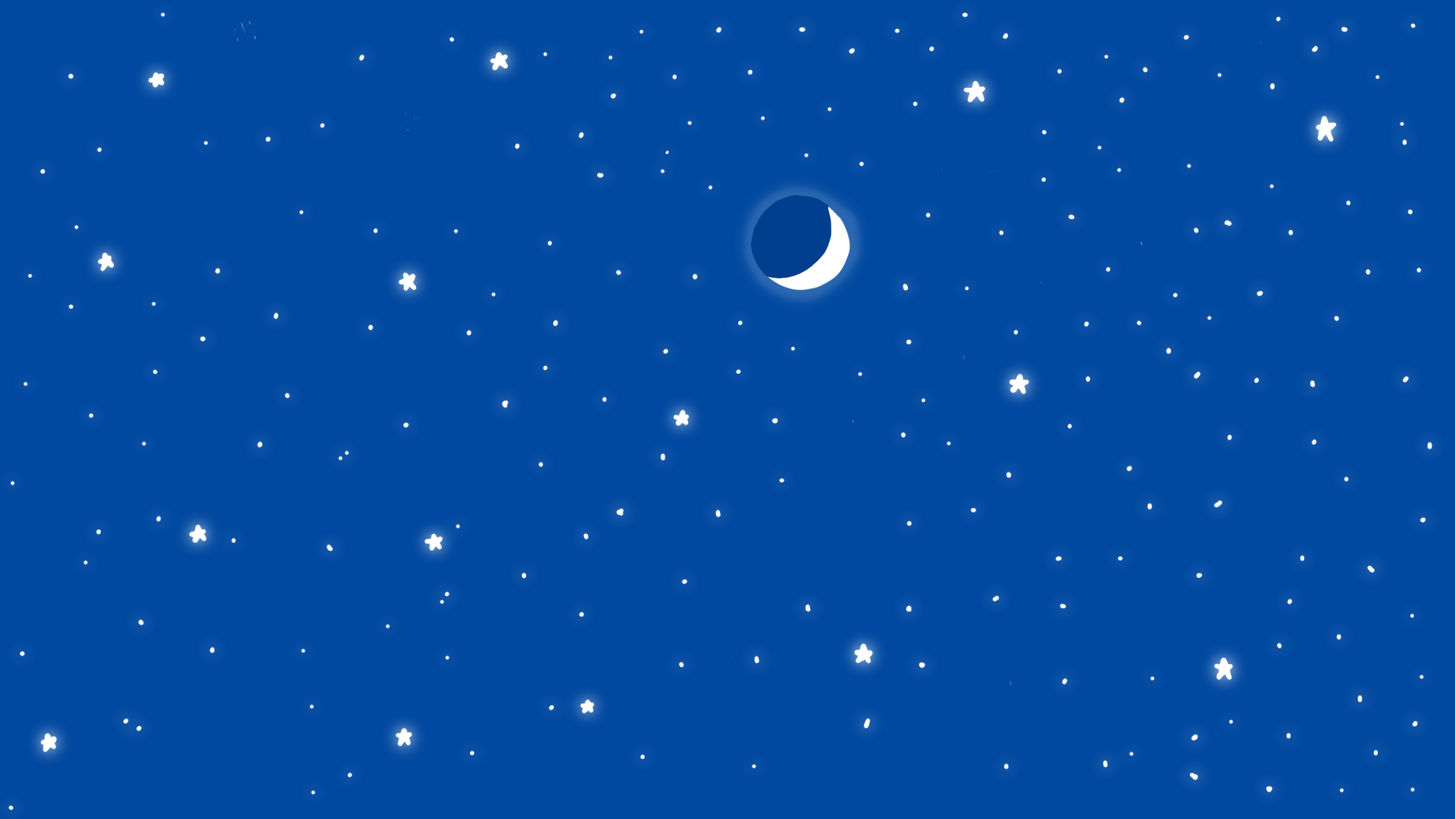
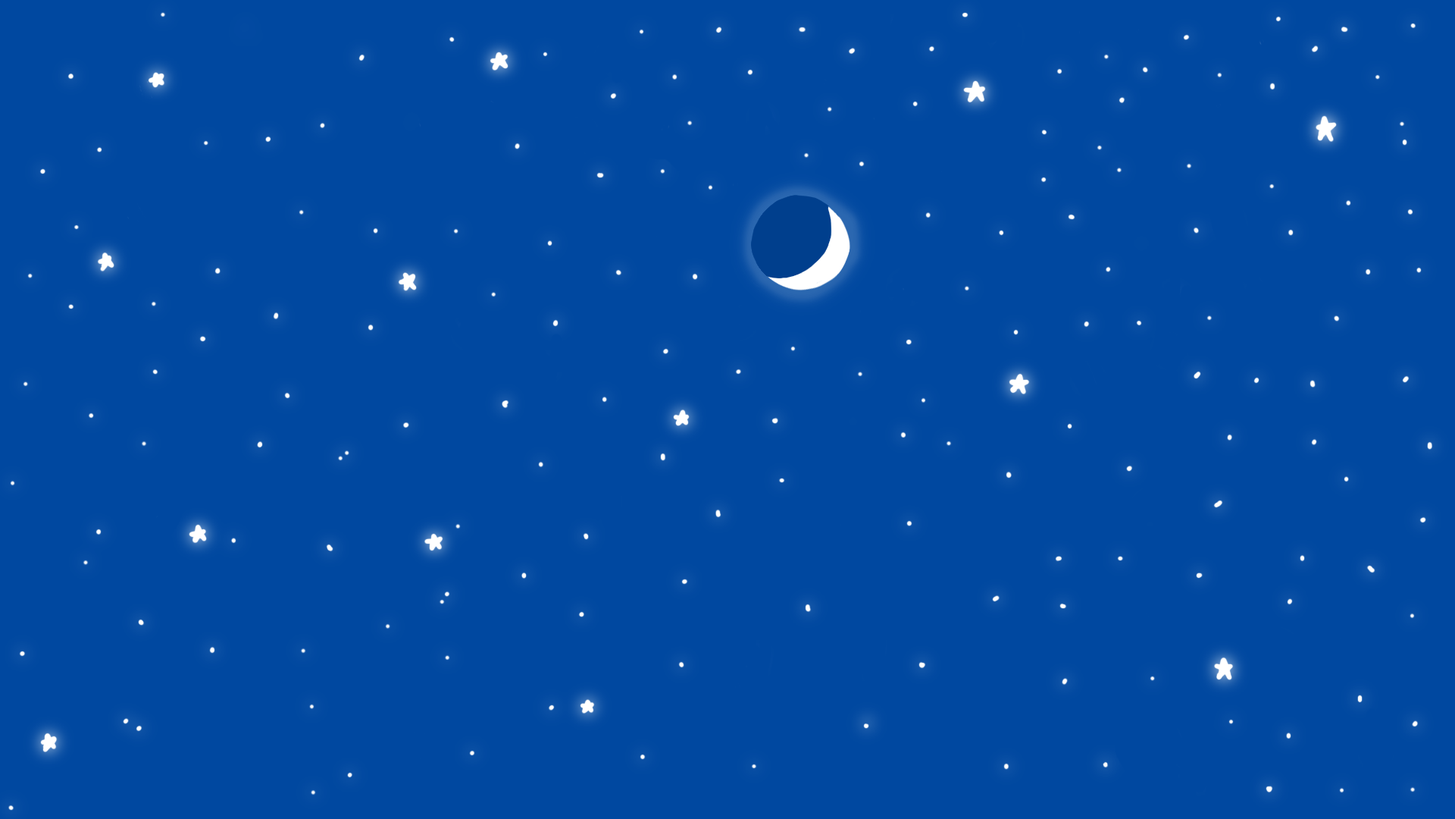
Two versions of the same layered image (1455x819). Layer-by-layer changes:
painted on "Layer 2 copy" over [144, 18, 1434, 793]
painted on "Layer 2" over [155, 18, 1426, 781]
painted on "Layer 1" over [731, 653, 747, 671]
